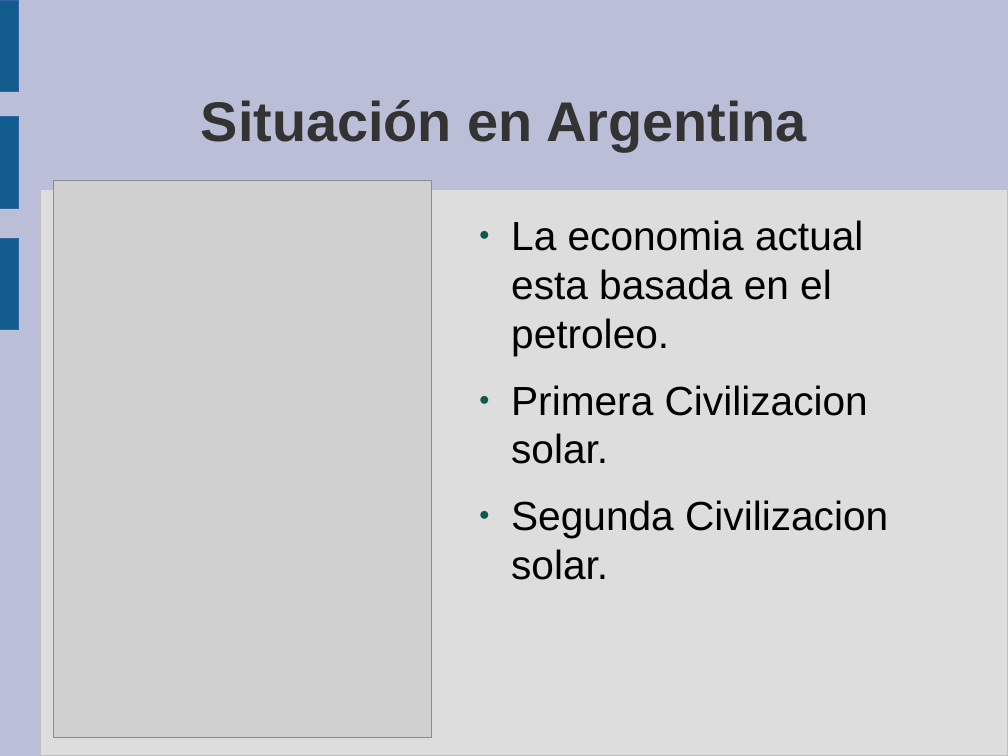
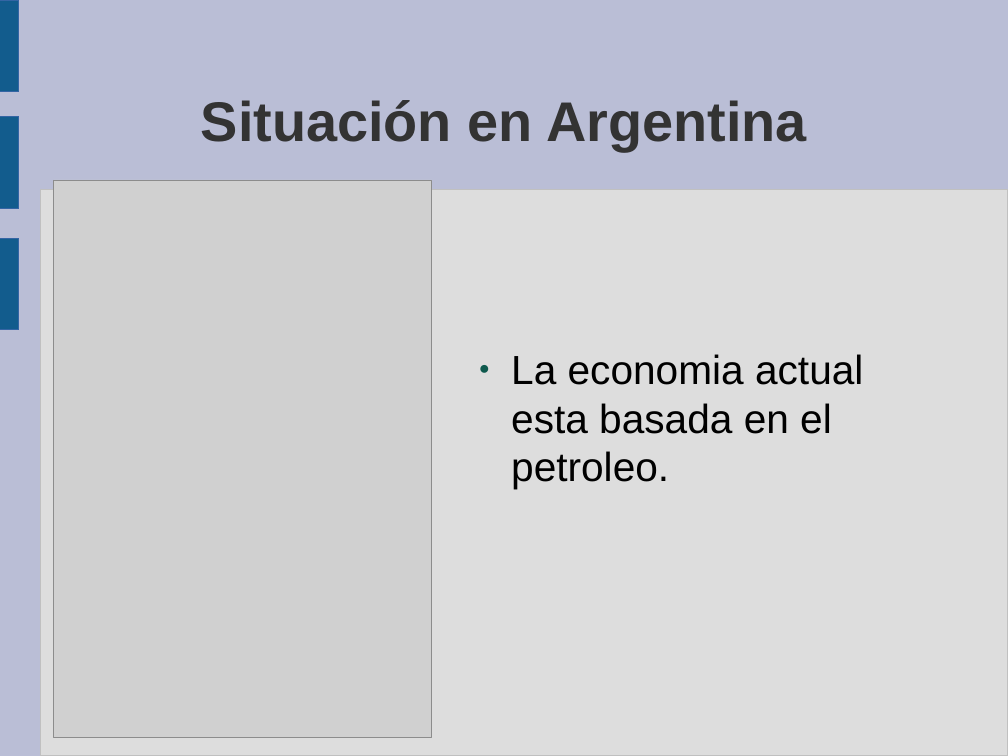
Before and after one commit to guanucoluis/proyecto5r1, a slide deck: slide 18 of Catedras/Tecnologia/MARCO.odp. Drawn at 1008x756 pixels with LibreOffice and Linux fonts; fonts in the diff are those of the drawing; grey boxes stand for pictures. Boxes give left, top, right and bottom in pixels: in the first picture for what was removed or moved away, otherwise in the second. Text is boxed around its words. In the diff, an @@ line names an element or a change of style, - is before the commit and + after.

```diff
--- a/Catedras/Tecnologia/MARCO.odp
+++ b/Catedras/Tecnologia/MARCO.odp
@@ text at box(511, 385, 888, 580): paragraphs removed @@
-● Primera Civilizacion solar.
-● Segunda Civilizacion solar.
```
Also in this commit, not shown: 13 other slides changed, 1 other file.
